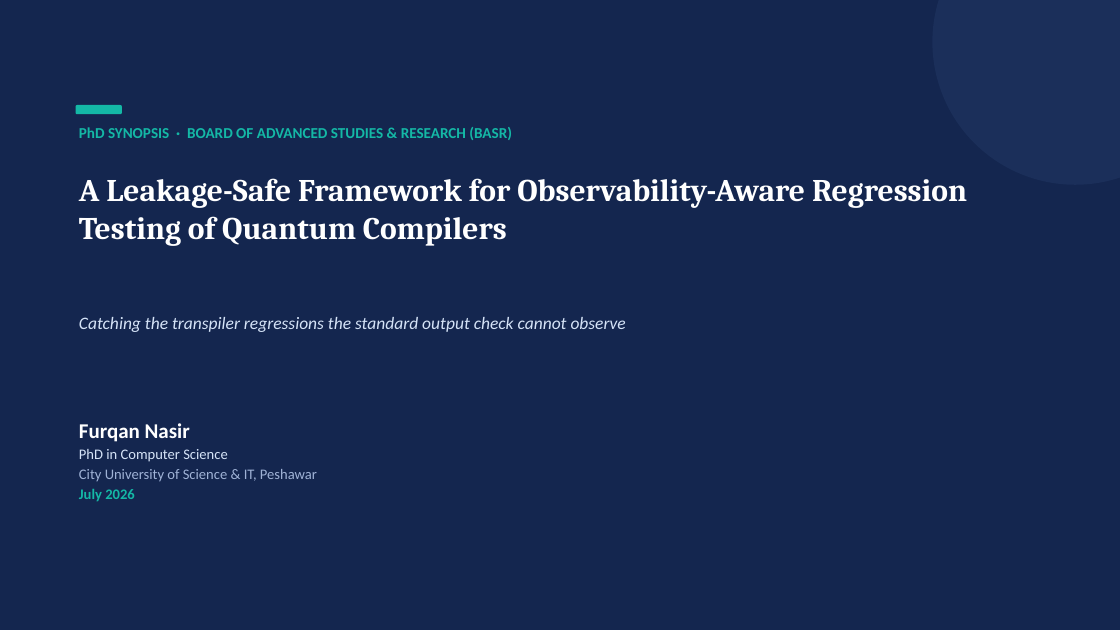
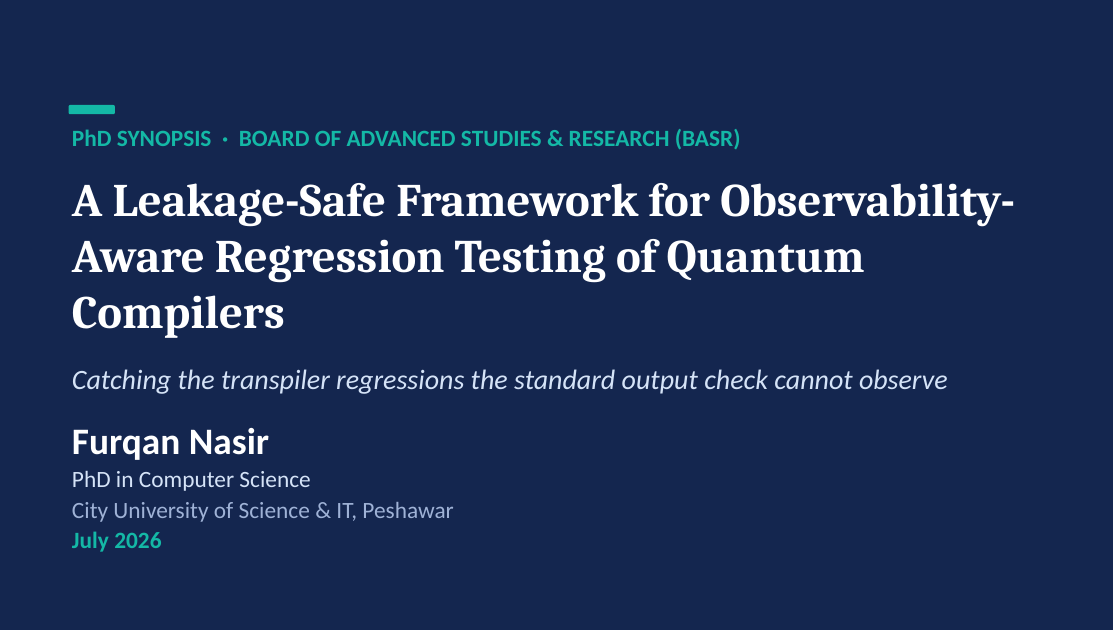
Before and after one commit to furqan-nr/quantum-transpiler-regression-testing, a slide deck: slide 1 of GSC files/GSC_Presentation_v4.pptx. Drawn at 1120x630 pixels with LibreOffice and Linux fonts; fonts in the diff are those of the drawing. Boxes give left, top, right and bottom in pixels: in the first picture for what was removed or moved away, otherwise in the second. Text is boxed around its words. In the diff, an @@ line names an element or a change of style, - is before the commit and + after.

```diff
--- a/GSC files/GSC_Presentation_v4.pptx
+++ b/GSC files/GSC_Presentation_v4.pptx
@@ ellipse removed at <box>933,0,1120,185</box> @@
@@ 1 text, 1 rectangle, 1 rounded rectangle: place and size @@
-1 text, 1 rectangle, 1 rounded rectangle at <box>0,0,1120,630</box>
+1 text, 1 rectangle, 1 rounded rectangle at <box>0,0,1113,630</box>
@@ text "PhD SYNOPSIS · BOARD OF ..." at <box>72,129,741,150</box>: size 13 to 20 pt @@
@@ text "A Leakage-Safe Framework for Observability-Aware ...": place and size @@
-text "A Leakage-Safe Framework for Observability-Aware ..." at <box>79,178,967,246</box>
+text "A Leakage-Safe Framework for Observability-Aware ..." at <box>72,183,1015,338</box>
@@ text "A Leakage-Safe Framework for Observability-Aware ..." at <box>72,183,1015,338</box>: size 27 to 40 pt @@
@@ text "Catching the transpiler regressions the ...": place and size @@
-text "Catching the transpiler regressions the ..." at <box>79,317,626,332</box>
+text "Catching the transpiler regressions the ..." at <box>72,369,948,394</box>
@@ text "Catching the transpiler regressions the ..." at <box>72,369,948,394</box>: size 15 to 24 pt @@
@@ text "Furqan Nasir": place and size @@
-text "Furqan Nasir" at <box>79,423,317,502</box>
+text "Furqan Nasir" at <box>72,428,453,552</box>
@@ text "Furqan Nasir" at <box>72,428,453,552</box>: size 18 to 32 pt in "Furqan Nasir"; size 12.5 to 20 pt in "PhD in Computer Science", "City University of Science & IT, Peshawar", "July 2026" @@
```
Also in this commit, not shown: 25 other slides changed, 5 slides added, 1 slide removed, 40 other files.
